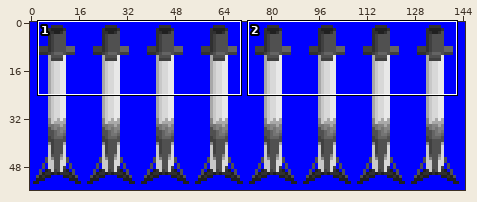
Sprite sheet: gfx/veh_f9b.png. The first picture is a wide view before the edit; the outline marks the close-up.
Close-up. Before the commit:
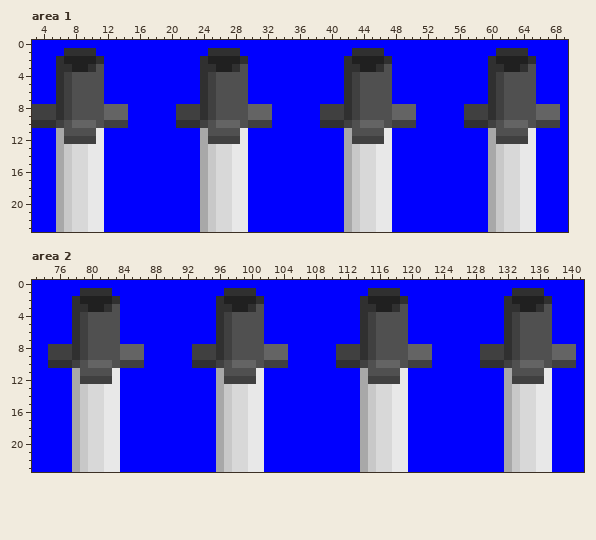
The file is 145x56 pixels. Shown: area 1: x 3..69, y 0..23; area 2: x 73..141, y 0..23.
Once edited:
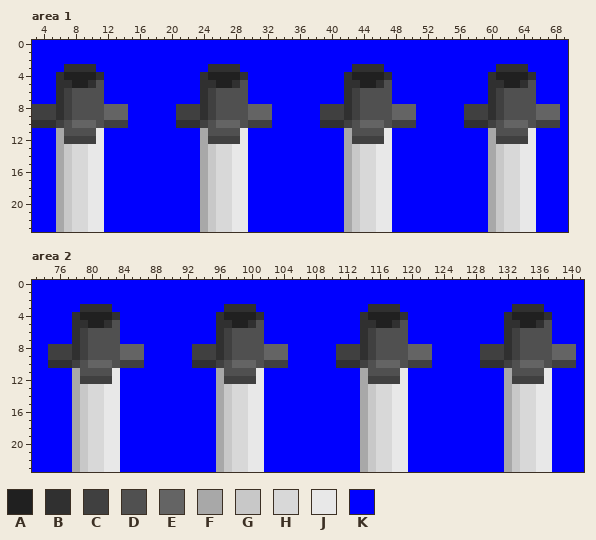
Palette (. is transparent): A #202020  B #303030  C #404040  D #505050  E #646464  F #a8a8a8  G #c8c8c8  H #d8d8d8  J #e8e8e8  K #0000ff
The exact change:
Area 1:
y 1: x 7..10 BBBB -> KKKK; x 25..28 BBBB -> KKKK; x 43..46 BBBB -> KKKK; x 61..64 BBBB -> KKKK
y 2: x 6..11 BAAAAB -> KKKKKK; x 24..29 BAAAAB -> KKKKKK; x 42..47 BAAAAB -> KKKKKK; x 60..65 BAAAAB -> KKKKKK
y 3: x 6 B -> K; x 8..9 AA -> BB; x 11 D -> K; x 24 B -> K; x 26..27 AA -> BB; x 29 D -> K; x 42 B -> K; x 44..45 AA -> BB; x 47 D -> K; x 60 B -> K; x 62..63 AA -> BB; x 65 D -> K
y 4: x 7..11 CDDDD -> AAAAB; x 25..29 CDDDD -> AAAAB; x 43..47 CDDDD -> AAAAB; x 61..65 CDDDD -> AAAAB
y 5: x 7..10 CDDD -> BAAB; x 25..28 CDDD -> BAAB; x 43..46 CDDD -> BAAB; x 61..64 CDDD -> BAAB
Area 2:
y 1: x 79..82 BBBB -> KKKK; x 97..100 BBBB -> KKKK; x 115..118 BBBB -> KKKK; x 133..136 BBBB -> KKKK
y 2: x 78..83 BAAAAB -> KKKKKK; x 96..101 BAAAAB -> KKKKKK; x 114..119 BAAAAB -> KKKKKK; x 132..137 BAAAAB -> KKKKKK
y 3: x 78 B -> K; x 80..81 AA -> BB; x 83 D -> K; x 96 B -> K; x 98..99 AA -> BB; x 101 D -> K; x 114 B -> K; x 116..117 AA -> BB; x 119 D -> K; x 132 B -> K; x 134..135 AA -> BB; x 137 D -> K
y 4: x 79..83 CDDDD -> AAAAB; x 97..101 CDDDD -> AAAAB; x 115..119 CDDDD -> AAAAB; x 133..137 CDDDD -> AAAAB
y 5: x 79..82 CDDD -> BAAB; x 97..100 CDDD -> BAAB; x 115..118 CDDD -> BAAB; x 133..136 CDDD -> BAAB
Where, in picture pixels (left, top, right, bottom), the same in both close-ups:
changed: (56, 48, 104, 88)
changed: (200, 48, 248, 88)
changed: (344, 48, 392, 88)
changed: (488, 48, 536, 88)
changed: (72, 288, 120, 328)
changed: (216, 288, 264, 328)
changed: (360, 288, 408, 328)
changed: (504, 288, 552, 328)
